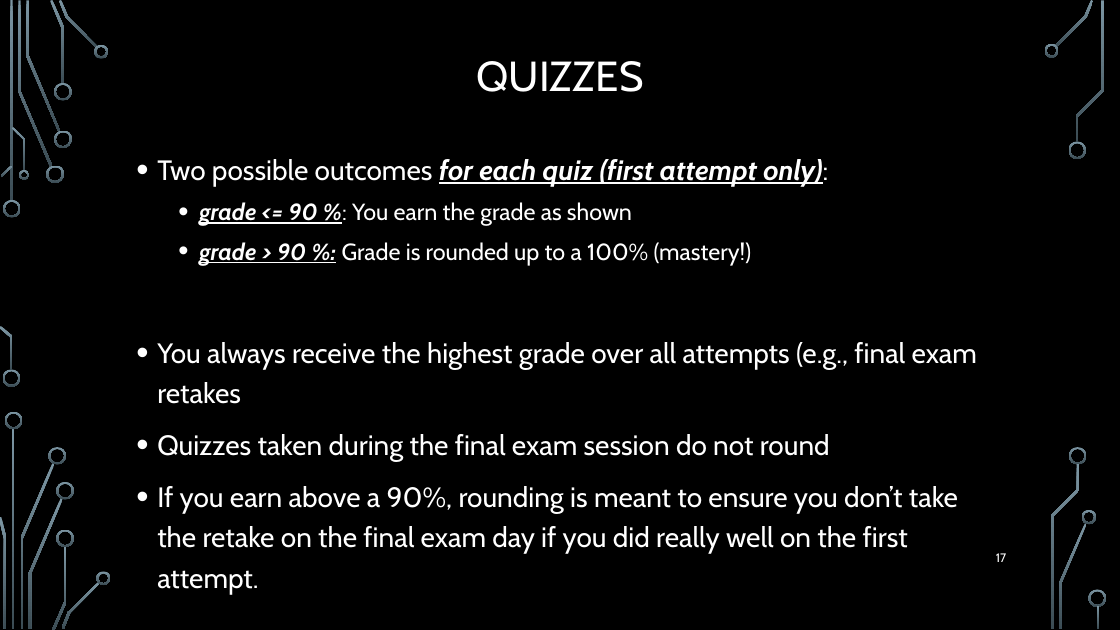
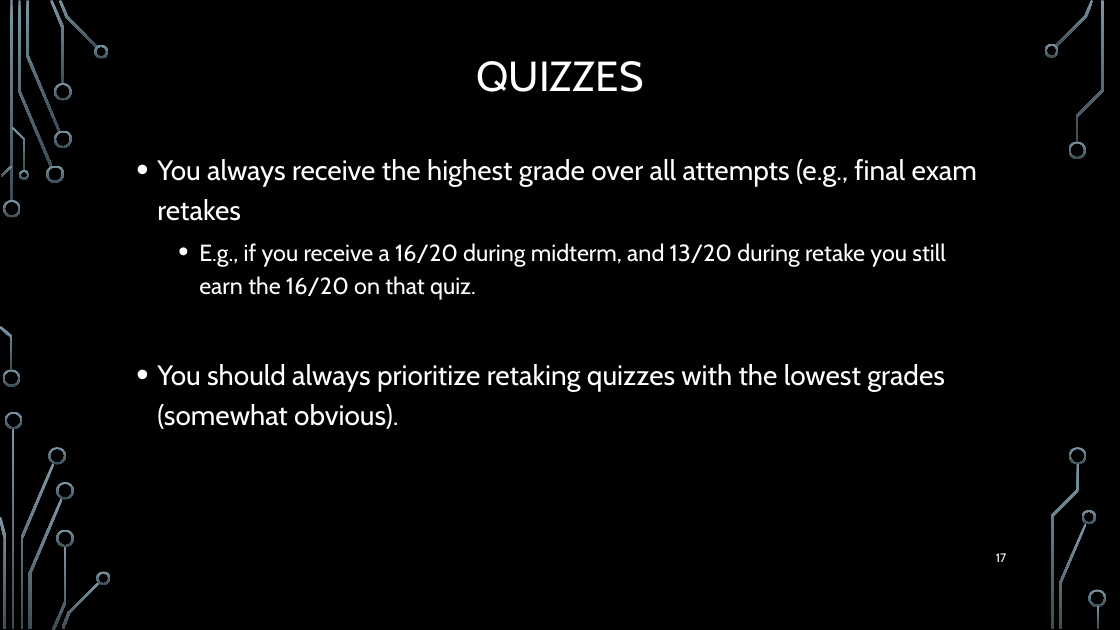
Before and after one commit to markfloryan/dmt2, a slide deck: slide 17 of slides/00-CourseIntroduction.pptx. Drawn at 1120x630 pixels with LibreOffice and Linux fonts; fonts in the diff are those of the drawing; background and template pictures are left out. Boxes give left, top, right and bottom in pixels: in the first picture for what was removed or moved away, otherwise in the second. Text is boxed around its words. In the diff, an @@ line names an element or a change of style, - is before the commit and + after.

```diff
--- a/slides/00-CourseIntroduction.pptx
+++ b/slides/00-CourseIntroduction.pptx
@@ text at bbox=[157, 159, 828, 266]: paragraphs removed @@
-• Two possible outcomes for each quiz (first attempt only):
-  • grade <= 90 %: You earn the grade as shown
-  • grade > 90 %: Grade is rounded up to a 100% (mastery!)
@@ text at bbox=[157, 243, 946, 429]: text changed; size 24 to 20 pt @@
-• Quizzes taken during the final exam session do not round
-• If you earn above a 90%, rounding is meant to ensure you don’t take the retake on the final exam day if you did really well on the first attempt.
+  • E.g., if you receive a 16/20 during midterm, and 13/20 during retake you still earn the 16/20 on that quiz.
+• You should always prioritize retaking quizzes with the lowest grades (somewhat obvious).
```
Also in this commit, not shown: 2 other slides changed, 1 slide added, 2 slides removed, 8 other files.
